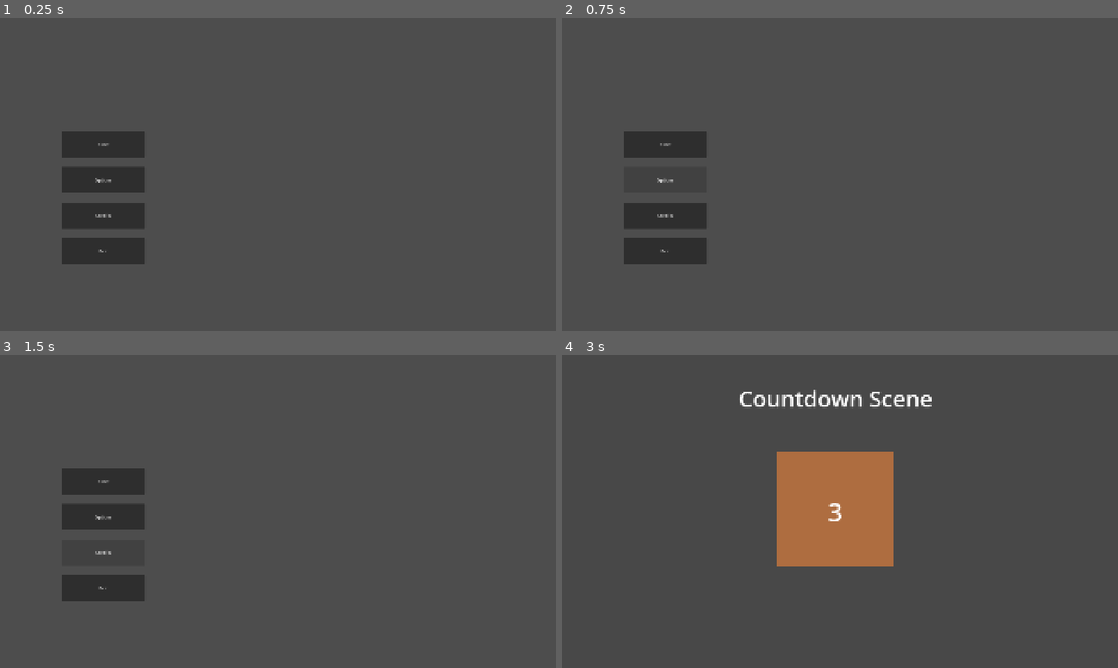
Above: before the commit, frames 1-4 (two rows, left to right).
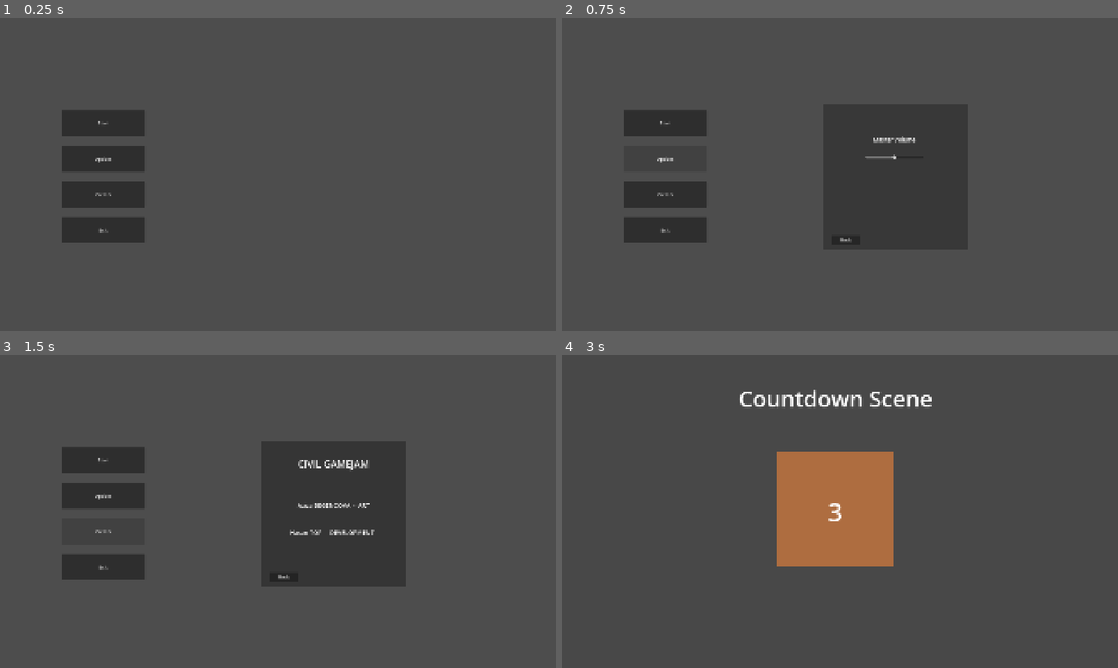
Above: after the commit, the same moments.

Repository: hsnpgm-user/fivepercent
Game: Godot game, scene res://Scenes/menu.tscn
Same seed, same stepped clock (60 frames per second), same inputs: the game is played once before the commit and once after it.
Inputs (mouse positions are in pixels of both pictures, inside the frame that each line leads up to):
- Up to frame 1 (0.25 s): no input
- Up to frame 2 (0.75 s): click "Options" at 0.5 s
- Up to frame 3 (1.5 s): click "Credits" at 1.25 s
- Up to frame 4 (3 s): click (845, 577) at 2 s, where only the run after the commit has a clickable "Back"; click "Start" at 2.75 s

The runs differ from the first frame. In frame 1, 4.5% of the frame differs, in the area x 11-26%, y 29-79%; in frame 2, 4.1%; in frame 3, 4.3%; in frame 4, nothing differs.

Commit message:
Add menu audio, volume controls, and event fixes
This adds the menu music track and a settings/credits overlay with a master volume slider, plus binds the menu interactions and keeps the music playing. It also widens event labels, hides extra slot backgrounds when cleared, and prevents negative stat penalties when the correct crisis item is used.

Diff:
--- a/Scenes/in_game.tscn
+++ b/Scenes/in_game.tscn
@@ -84,38 +84,42 @@
 texture_progress = ExtResource("2_ltx6v")
 
 [node name="EventLabel" type="Label" parent="UI" unique_id=307200246]
+custom_maximum_size = Vector2(800, 200)
 layout_mode = 1
 anchors_preset = 8
 anchor_left = 0.5
 anchor_top = 0.5
 anchor_right = 0.5
 anchor_bottom = 0.5
-offset_left = -56.5
-offset_top = -173.0
-offset_right = 56.5
-offset_bottom = -83.0
+offset_left = -381.0
+offset_top = -210.0
+offset_right = 419.0
+offset_bottom = -10.0
 grow_horizontal = 2
 grow_vertical = 2
 label_settings = SubResource("LabelSettings_ltx6v")
 horizontal_alignment = 1
 vertical_alignment = 1
+autowrap_mode = 2
 
 [node name="SituationLabel" type="Label" parent="UI" unique_id=372985048]
+custom_maximum_size = Vector2(800, 200)
 layout_mode = 1
 anchors_preset = 8
 anchor_left = 0.5
 anchor_top = 0.5
 anchor_right = 0.5
 anchor_bottom = 0.5
-offset_left = -56.5
-offset_top = 59.0
-offset_right = 56.5
-offset_bottom = 149.0
+offset_left = -381.0
+offset_top = 128.0
+offset_right = 419.0
+offset_bottom = 328.0
 grow_horizontal = 2
 grow_vertical = 2
 label_settings = SubResource("LabelSettings_ltx6v")
 horizontal_alignment = 1
 vertical_alignment = 1
+autowrap_mode = 2
 
 [node name="BagGrid" type="HBoxContainer" parent="UI" unique_id=380337304]
 layout_mode = 1
--- a/Scenes/menu.tscn
+++ b/Scenes/menu.tscn
@@ -1,6 +1,16 @@
 [gd_scene format=3 uid="uid://c2vkickayu1uh"]
 
 [ext_resource type="Script" uid="uid://j1i70b0dx8ij" path="res://Scripts/LevelScripts/menu.gd" id="1_xhh6f"]
+[ext_resource type="AudioStream" uid="uid://cgtvj268mdt4c" path="res://Assets/Audio/Ambient/menu.mp3" id="2_xhh6f"]
+
+[sub_resource type="LabelSettings" id="LabelSettings_ke5xo"]
+font_size = 20
+
+[sub_resource type="LabelSettings" id="LabelSettings_1rerr"]
+font_size = 33
+
+[sub_resource type="LabelSettings" id="LabelSettings_p16ah"]
+font_size = 21
 
 [node name="Menu" type="Control" unique_id=459827026]
 layout_mode = 3
@@ -11,15 +21,20 @@
 grow_vertical = 2
 script = ExtResource("1_xhh6f")
 
+[node name="MenuMusic" type="AudioStreamPlayer2D" parent="." unique_id=1126277627]
+stream = ExtResource("2_xhh6f")
+autoplay = true
+parameters/looping = true
+
 [node name="MarginContainer" type="MarginContainer" parent="." unique_id=1743568468]
 layout_mode = 1
 anchors_preset = 4
 anchor_top = 0.5
 anchor_bottom = 0.5
 offset_left = 182.0
-offset_top = -205.0
+offset_top = -278.0
 offset_right = 532.0
-offset_bottom = 310.0
+offset_bottom = 237.0
 grow_vertical = 2
 theme_override_constants/margin_left = 30
 theme_override_constants/margin_right = 30
@@ -51,4 +66,124 @@
 layout_mode = 2
 text = "Exit"
 
+[node name="OptionsPanel" type="Control" parent="." unique_id=1330483388]
+visible = false
+custom_minimum_size = Vector2(500, 500)
+layout_mode = 1
+anchors_preset = 6
+anchor_left = 1.0
+anchor_top = 0.5
+anchor_right = 1.0
+anchor_bottom = 0.5
+offset_left = -1020.0
+offset_top = -240.0
+offset_right = -520.0
+offset_bottom = 260.0
+grow_horizontal = 0
+grow_vertical = 2
+
+[node name="ColorRect" type="ColorRect" parent="OptionsPanel" unique_id=1568412630]
+layout_mode = 1
+anchors_preset = 15
+anchor_right = 1.0
+anchor_bottom = 1.0
+grow_horizontal = 2
+grow_vertical = 2
+mouse_filter = 2
+color = Color(0.14117648, 0.14117648, 0.14117648, 0.49411765)
+
+[node name="VolumeSlider" type="HSlider" parent="OptionsPanel" unique_id=2030732152]
+custom_minimum_size = Vector2(200, 0)
+layout_mode = 0
+offset_left = 148.0
+offset_top = 173.0
+offset_right = 348.0
+offset_bottom = 189.0
+value = 50.0
+
+[node name="BackButton" type="Button" parent="OptionsPanel" unique_id=1945919274]
+layout_mode = 0
+offset_left = 30.0
+offset_top = 450.0
+offset_right = 130.0
+offset_bottom = 480.0
+text = "Back"
+
+[node name="Label" type="Label" parent="OptionsPanel" unique_id=1059902434]
+layout_mode = 0
+offset_left = 174.0
+offset_top = 106.0
+offset_right = 321.0
+offset_bottom = 134.0
+text = "Master Volume"
+label_settings = SubResource("LabelSettings_ke5xo")
+
+[node name="CreditsPanel" type="Control" parent="." unique_id=569087774]
+visible = false
+custom_minimum_size = Vector2(500, 500)
+layout_mode = 1
+anchors_preset = 6
+anchor_left = 1.0
+anchor_top = 0.5
+anchor_right = 1.0
+anchor_bottom = 0.5
+offset_left = -1020.0
+offset_top = -240.0
+offset_right = -520.0
+offset_bottom = 260.0
+grow_horizontal = 0
+grow_vertical = 2
+
+[node name="ColorRect" type="ColorRect" parent="CreditsPanel" unique_id=1836335138]
+layout_mode = 1
+anchors_preset = 15
+anchor_right = 1.0
+anchor_bottom = 1.0
+grow_horizontal = 2
+grow_vertical = 2
+mouse_filter = 2
+color = Color(0.06879827, 0.06879828, 0.06879828, 0.4)
+
+[node name="BackButton" type="Button" parent="CreditsPanel" unique_id=2004051553]
+layout_mode = 0
+offset_left = 30.0
+offset_top = 450.0
+offset_right = 130.0
+offset_bottom = 480.0
+text = "Back
+"
+
+[node name="Label" type="Label" parent="CreditsPanel" unique_id=335988483]
+layout_mode = 0
+offset_left = 129.0
+offset_top = 53.0
+offset_right = 374.0
+offset_bottom = 99.0
+text = "CIVIL GAMEJAM"
+label_settings = SubResource("LabelSettings_1rerr")
+horizontal_alignment = 1
+vertical_alignment = 1
+
+[node name="Label2" type="Label" parent="CreditsPanel" unique_id=1222357651]
+layout_mode = 0
+offset_left = 96.0
+offset_top = 204.0
+offset_right = 408.0
+offset_bottom = 234.0
+text = "Aziza BEGENCOVA  -  ART"
+label_settings = SubResource("LabelSettings_p16ah")
+horizontal_alignment = 1
+vertical_alignment = 1
+
+[node name="Label3" type="Label" parent="CreditsPanel" unique_id=1203183201]
+layout_mode = 0
+offset_left = 96.0
+offset_top = 297.0
+offset_right = 398.0
+offset_bottom = 327.0
+text = "Hasan TOP  -  DEVELOPMENT"
+label_settings = SubResource("LabelSettings_p16ah")
+horizontal_alignment = 1
+vertical_alignment = 1
+
 [connection signal="pressed" from="MarginContainer/VBoxContainer/StartButton" to="." method="_on_start_button_pressed"]
--- a/Scenes/slot.tscn
+++ b/Scenes/slot.tscn
@@ -20,9 +20,9 @@
 grow_vertical = 2
 script = ExtResource("1_12ej0")
 
-[node name="ColorRect" type="ColorRect" parent="." unique_id=159493366]
+[node name="BackgroundExtra" type="ColorRect" parent="." unique_id=159493366]
 layout_mode = 2
-color = Color(0.2, 0.2, 0.2, 0)
+color = Color(0.12941177, 0.12941177, 0.12941177, 0)
 
 [node name="Icon" type="TextureRect" parent="." unique_id=372462125]
 custom_minimum_size = Vector2(148, 107)
--- a/Scripts/CharacterScripts/GameManager.gd
+++ b/Scripts/CharacterScripts/GameManager.gd
@@ -1,4 +1,6 @@
 extends Node
+
+var master_volume: float = 1 # Varsayılan %100 (normal ses)
 
 enum DisasterType {Earthquake, Flood, Avalanche, Fire}
 var current_disaster: DisasterType = DisasterType.Earthquake
--- a/Scripts/LevelScripts/in_game.gd
+++ b/Scripts/LevelScripts/in_game.gd
@@ -254,13 +254,18 @@
 
 	play_item_sound(item_id)
 
-	# 1. Temel İhtiyaç Giderme (Su sadece susuzluk, konserve sadece açlık doldurur!)
+	# 1. Temel İhtiyaç Giderme (Su / Konserve)
 	if item.has("thirst_restore" or item_id == "water"):
 		GameManager.player_stats["thirst"] = min(100, GameManager.player_stats["thirst"] + item["thirst_restore"])
 	if item.has("hunger_restore" or item_id == "con_foods"):
 		GameManager.player_stats["hunger"] = min(100, GameManager.player_stats["hunger"] + item["hunger_restore"])
 
-	# 2. Afet Matrisi ve Eşya Özel Etkileri
+	# --- KRİZ KONTROLÜ ÖNCE YAPILIYOR ---
+	var is_correct_item_for_event = false
+	if event_active and active_event.has("item") and item_id == active_event["item"]:
+		is_correct_item_for_event = true
+
+	# 2. Afet Matrisi ve Eşya Özel Etkileri (Doğru eşyadaysa debuff'lar engellenir)
 	for proto in GameManager.all_item_pool:
 		if proto["item_id"] == item_id and proto.has("effects"):
 			var disaster_effects = proto["effects"]
@@ -269,32 +274,27 @@
 				var target_stat = effect_data["stat"]
 				var val = effect_data["val"]
 
-				# KURAL: Can (health) değerini artıran tek eşya MEDKIT'tir.
+				if is_correct_item_for_event and val < 0:
+					continue # Kriz anında doğru eşyaysa olumsuz debuff'ı yok sayar!
+
 				if target_stat == "health":
 					if item_id == "med_kit":
 						if event_active:
-							# Kriz anında kullanılırsa yüksek telafi (18 can)
 							GameManager.player_stats["health"] = min(100, GameManager.player_stats["health"] + 18)
 						else:
-							# Kriz dışında kullanılırsa çok az can tazeleme (5 can)
 							GameManager.player_stats["health"] = min(100, GameManager.player_stats["health"] + 5)
 					else:
-						# Diğer eşyaların cana olan olumsuz etkileri (yanlış eşya cezaları) aynen çalışır
 						if val < 0:
 							GameManager.player_stats["health"] = max(0, GameManager.player_stats["health"] + val)
 				else:
-					# Isı veya diğer stat değişimleri
 					GameManager.player_stats[target_stat] = clamp(GameManager.player_stats[target_stat] + val, 0, 100)
 
-	# 3. Kriz Durumu Kontrolü
-	var is_correct_item_for_event = false
-	if event_active and active_event.has("item") and item_id == active_event["item"]:
+	# 3. Kriz Durumunu Tamamlama
+	if is_correct_item_for_event:
 		event_active = false
 		successful_interventions += 1
 		GameManager.survival_points += 100
-		is_correct_item_for_event = true
-
-		# Eğer doğru eşya Medkit ise kriz çözüldüğünde ekstra can telafisi verelim
+
 		if item_id == "med_kit":
 			GameManager.player_stats["health"] = min(100, GameManager.player_stats["health"] + 15)
 
@@ -308,9 +308,6 @@
 		event_label.text = ""
 	else:
 		situation_label.text = "📖 " + story_text
-		var tween_label = create_tween()
-		tween_label.tween_interval(5.0)
-		tween_label.tween_callback(func(): situation_label.text = "")
 
 	GameManager.bag_slots[index] = {}
 	draw_ingame_bag()
--- a/Scripts/LevelScripts/menu.gd
+++ b/Scripts/LevelScripts/menu.gd
@@ -1,15 +1,86 @@
 extends Control
 
+@onready var menu_music: AudioStreamPlayer2D = $MenuMusic
 
-# Called when the node enters the scene tree for the first time.
-func _ready() -> void:
-	pass # Replace with function body.
+# --- DÜĞÜM REFERANSLARI ---
+@onready var play_button: Button = $MarginContainer/VBoxContainer/StartButton
+@onready var settings_button: Button = $MarginContainer/VBoxContainer/OptionsButton
+@onready var credits_button: Button = $MarginContainer/VBoxContainer/CreditsButton
+@onready var quit_button: Button = $MarginContainer/VBoxContainer/ExitButton
+
+# Pop-up / Alt Paneller
+@onready var settings_panel: Control = $OptionsPanel if has_node("OptionsPanel") else null
+@onready var credits_panel: Control = $CreditsPanel if has_node("CreditsPanel") else null
+
+# Panellerin içindeki bileşenler (Doğru node yolları: OptionsPanel kullanıldı)
+@onready var volume_slider: HSlider = $OptionsPanel/VolumeSlider if has_node("OptionsPanel/VolumeSlider") else null
+@onready var settings_back_button: Button = $OptionsPanel/BackButton if has_node("OptionsPanel/BackButton") else null
+@onready var credits_back_button: Button = $CreditsPanel/BackButton if has_node("CreditsPanel/BackButton") else null
+
+var master_bus_index: int
 
 
-# Called every frame. 'delta' is the elapsed time since the previous frame.
-func _process(delta: float) -> void:
-	pass
+func _ready() -> void:
+	menu_music.play()
+	# Master ses otobüsü indeksini alıyoruz
+	master_bus_index = AudioServer.get_bus_index("Master")
+
+	if settings_panel: settings_panel.visible = false
+	if credits_panel: credits_panel.visible = false
+
+	# VolumeSlider Ayarları (%0 - %200 Ölçeği)
+	if volume_slider:
+		volume_slider.min_value = 0.0     # %0 (Tam sessiz)
+		volume_slider.max_value = 2.0     # %200 (Maksimum seviye, +6 dB)
+		volume_slider.step = 0.05
+
+		# Mevcut ses seviyesini slider'a aktar
+		volume_slider.value = GameManager.master_volume
+		_on_volume_slider_value_changed(volume_slider.value)
+
+		volume_slider.value_changed.connect(_on_volume_slider_value_changed)
+
+	# Ana Menü Buton Sinyalleri
+	if play_button: play_button.pressed.connect(_on_play_button_pressed)
+	if settings_button: settings_button.pressed.connect(_on_settings_button_pressed)
+	if credits_button: credits_button.pressed.connect(_on_credits_button_pressed)
+	if quit_button: quit_button.pressed.connect(_on_quit_button_pressed)
+
+	# Geri Butonları
+	if settings_back_button: settings_back_button.pressed.connect(_on_settings_back_pressed)
+	if credits_back_button: credits_back_button.pressed.connect(_on_credits_back_pressed)
 
 
-func _on_start_button_pressed() -> void:
+# --- SES AYARI FONKSİYONU ---
+func _on_volume_slider_value_changed(value: float) -> void:
+	GameManager.master_volume = value # Değeri GameManager'da sakla
+
+	if value <= 0.01:
+		# Eğer bar en sol yani 0 ise, sesi doğrudan MUTE (sustur) yap
+		AudioServer.set_bus_mute(master_bus_index, true)
+	else:
+		AudioServer.set_bus_mute(master_bus_index, false)
+		# Değeri dB'e çevirip uygula (1.0 normal sestir, 2.0 %200'dür)
+		AudioServer.set_bus_volume_db(master_bus_index, linear_to_db(value))
+
+
+# --- MENÜ AKSİYONLARI ---
+func _on_play_button_pressed() -> void:
 	get_tree().change_scene_to_file("res://Scenes/countdown_screen.tscn")
+
+func _on_settings_button_pressed() -> void:
+	if settings_panel: settings_panel.visible = true
+	if credits_panel: credits_panel.visible = false
+
+func _on_credits_button_pressed() -> void:
+	if credits_panel: credits_panel.visible = true
+	if settings_panel: settings_panel.visible = false
+
+func _on_quit_button_pressed() -> void:
+	get_tree().quit()
+
+func _on_settings_back_pressed() -> void:
+	if settings_panel: settings_panel.visible = false
+
+func _on_credits_back_pressed() -> void:
+	if credits_panel: credits_panel.visible = false
--- a/Scripts/LevelScripts/slot.gd
+++ b/Scripts/LevelScripts/slot.gd
@@ -8,6 +8,7 @@
 var slot_type: String = ""
 var slot_item_data: Dictionary = {}
 
+@onready var extra_background: ColorRect = $BackgroundExtra if has_node("BackgroundExtra") else null
 @onready var tooltip_label: Label = $TooltipLabel if has_node("TooltipLabel") else null
 
 @onready var hover_audio: AudioStreamPlayer2D = $Hover
@@ -81,6 +82,8 @@
 
 func remove_background():
 	add_theme_stylebox_override("panel", StyleBoxEmpty.new())
+	if extra_background:
+		extra_background.visible = false
 
 func get_item_display_name(item_id: String) -> String:
 	match item_id:
Not shown, added: Assets/Audio/Ambient/menu.mp3.import
Not shown, added: Assets/Audio/Ambient/menu.mp3
